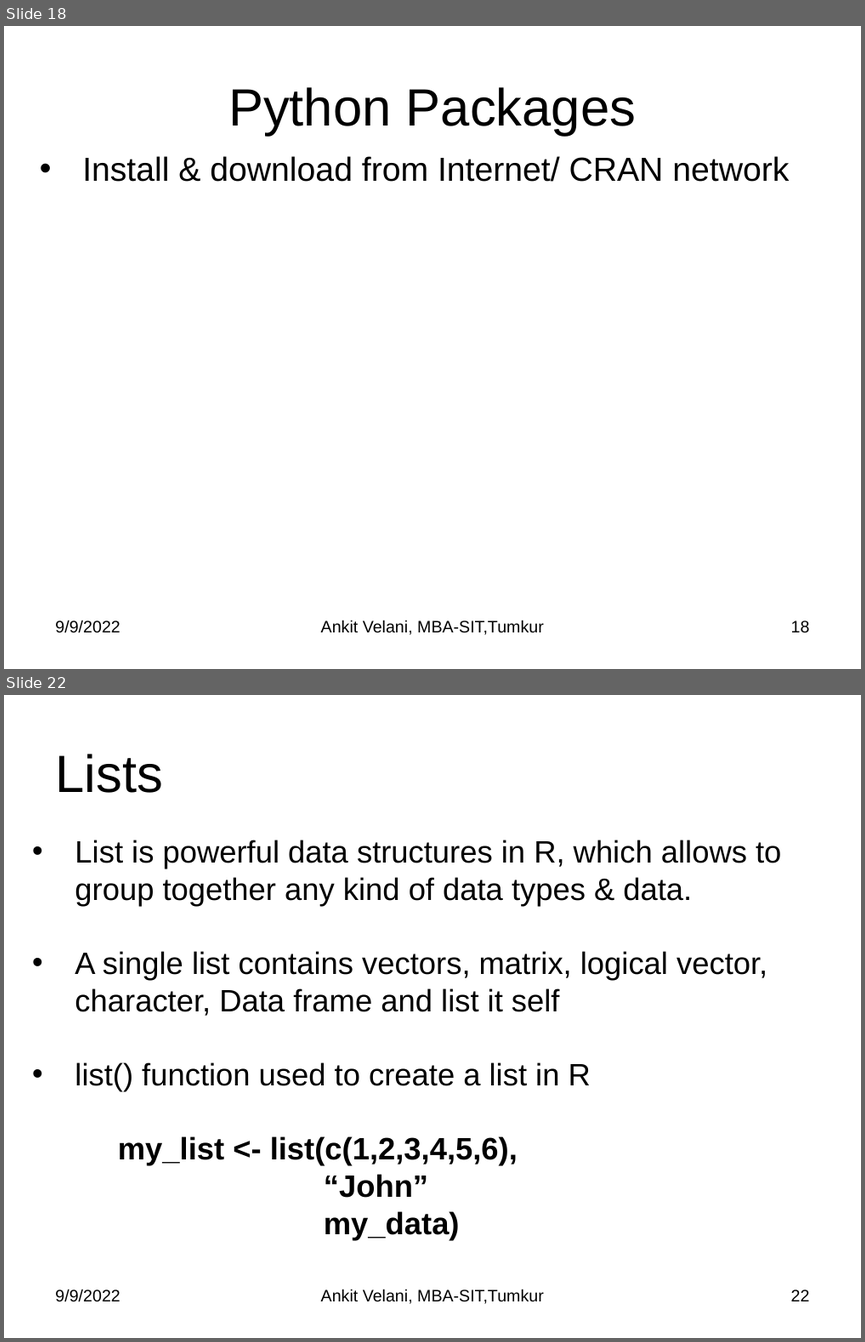
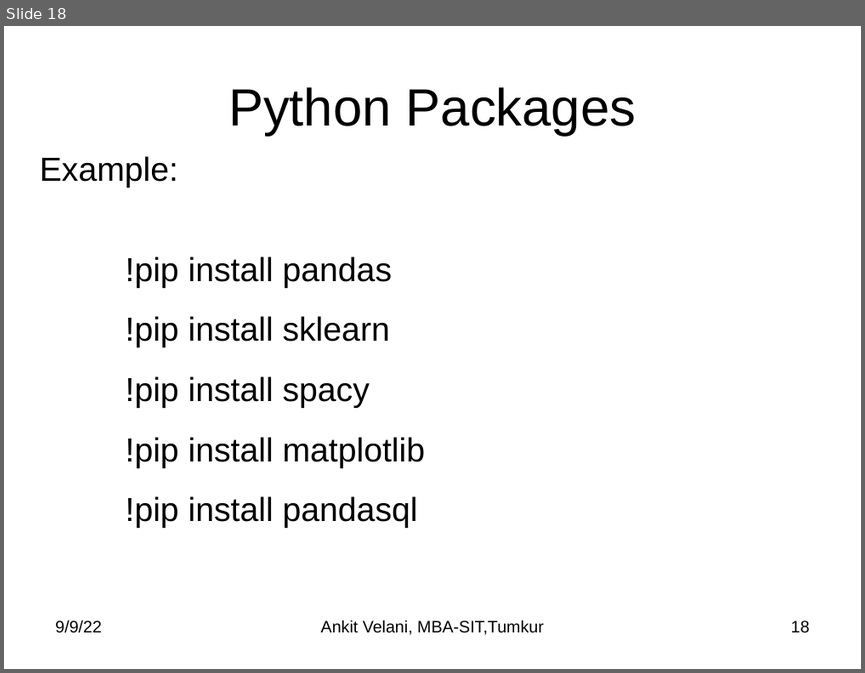
Before and after one commit to sitmbadept/sitmbadept.github.io, a slide deck: BDTM/Python/Unit-4-Python-Programming.pptx. Shown one above the other, each under a label of ours: slides 18 and 22 before the commit, slide 18 after it; the slides between them are not shown. The pictures are 865x1342 and 865x673 pixels, drawn with LibreOffice and Linux fonts; fonts in the diff are those of the drawing. Boxes give left, top, right and bottom in pixels: in the first picture for what was removed or moved away, otherwise in the second. Text is boxed around its words. In the diff, an @@ line names an element or a change of style, - is before the commit and + after.

```diff
--- a/BDTM/Python/Unit-4-Python-Programming.pptx
+++ b/BDTM/Python/Unit-4-Python-Programming.pptx
@@ slide 22 removed at box(4, 695, 861, 1338), background #FFFFFF @@
@@ title removed at box(55, 754, 163, 793) @@
-Lists
@@ text removed at box(75, 839, 781, 1240) @@
-• List is powerful data structures in R, which allows to group together any kind of data types & data.
-• A single list contains vectors, matrix, logical vector, character, Data frame and list it self
-• list() function used to create a list in R
-my_list <- list(c(1,2,3,4,5,6),
-“John”
-my_data)
@@ text removed at box(55, 1288, 120, 1302) @@
-9/9/2022
@@ text removed at box(321, 1288, 544, 1304) @@
-Ankit Velani, MBA-SIT,Tumkur
@@ page number removed at box(791, 1289, 810, 1301) @@
-22
@@ slide 18 changed as well @@
@@ text at box(40, 156, 426, 528): text changed @@
-• Install & download from Internet/ CRAN network
+Example:
+!pip install pandas
+!pip install sklearn
+!pip install spacy
+!pip install matplotlib
+!pip install pandasql
@@ text at box(55, 619, 101, 633): text changed @@
-9/9/2022
+9/9/22
```
Also in this commit, not shown: 19 other slides changed, 1 slide added, 9 other slides removed, 1 other file.
